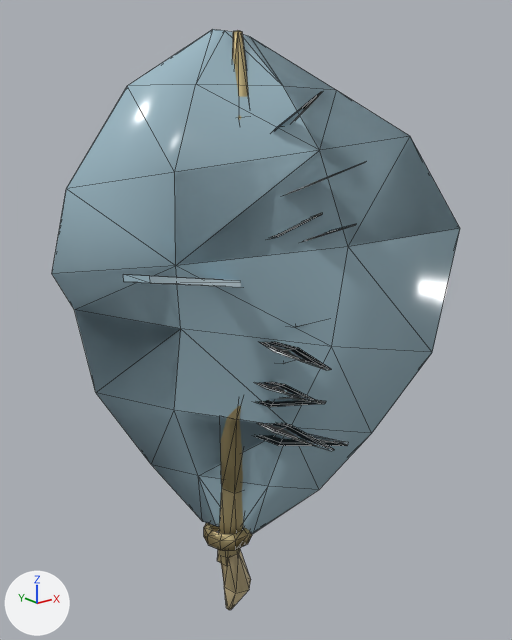
Renders of the OBJ model assets/models/items/phoenix_pinion.obj from each side of a commit.
One viewpoint serves both versions: a 50 mm camera at (-1.349, -1.853, 0.839) aimed at (0.002, -0.165, 0.163). Lighting does not change. The marker at lower left points along +X, +Y and +Z. The first picture is the older version. Mesh edges are drawn as thin lines. Where no turn or scale is listed for an object, it has been applied to the vertices. Vertices at exactly the same position are counted once.

Before the edit, the objects in view are built like this:
```python
me_phoenix_pinion = bpy.data.meshes.new('phoenix_pinion')
me_phoenix_pinion.from_pydata(...)  # 300 vertices, 718 faces; spans x -0.54..0.56, y -0.53..0.27, z -1.04..1.03
# faces by material slot: [206, 384, 44, 84]
me_phoenix_pinion.materials.append(mat_ritual_gold)  # beige #c7b685
me_phoenix_pinion.materials.append(mat_crystal)  # blue #a0bdca
me_phoenix_pinion.materials.append(mat_wax)  # beige #cdbb8f
me_phoenix_pinion.materials.append(mat_material)  # white #e7e7e7
ob_phoenix_pinion = bpy.data.objects.new('phoenix_pinion', me_phoenix_pinion)
ob_phoenix_pinion.location = (0.0, 0.0, 0.0)
```
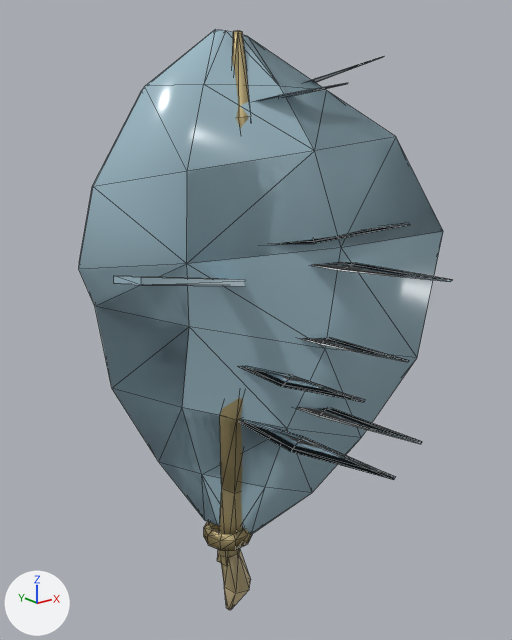
Commit message: Refine Phoenix Pinion organic hybrid silhouette

Pixel boxes (x1, y1, x2, y2) of what changed, in the pictures (512 x 640 px; the box of a moved part takes in the faces that stretch with it):
'phoenix_pinion', reshaped (9% narrower)
    before: (52, 29, 460, 610)
    after: (79, 29, 452, 610)
part 1 of me_phoenix_pinion, deleted
    before: (256, 92, 365, 451)
part 2 of me_phoenix_pinion, moved or reshaped
    before: (52, 29, 460, 534)
    after: (79, 29, 452, 534)

Edits to the bpy script that builds the scene:
```text
Change me_phoenix_pinion:
    used by ob_phoenix_pinion; location = (0.0, 0.0, 0.0)
    remove me_phoenix_pinion.from_pydata(...)  # 300 vertices, 718 faces; spans x -0.54..0.56, y -0.53..0.27, z -1.04..1.03
    add me_phoenix_pinion.from_pydata(...)  # 260 vertices, 628 faces; spans x -0.51..0.51, y -0.75..0.27, z -1.04..1.03
    me_phoenix_pinion part 1: 8 loose pieces with 64 vertices, spanning x -0.06..0.21, y -0.53..-0.08, z -0.21..0.86, are deleted
    me_phoenix_pinion part 2
    2 vertices are removed from x 0.13, y -0.17..-0.15, z 0.89
    14 faces are deleted
    11 vertices in x -0.14..0.49, y -0.24..0.12, z -0.67..0.85 move by (0.02, 0.0, 0.0)
    11 vertices in x -0.48..0.19, y -0.38..-0.04, z -0.47..0.68 move by (-0.03, 0.0, 0.0)
    9 vertices in x -0.2..-0.02, y -0.13..0.22, z -0.44..0.88 move by (0.03, 0.0, 0.0)
    6 vertices in x 0.0..0.12, y -0.31..-0.07, z -0.69..0.84 move by (-0.02, 0.0, 0.0)
    6 vertices in x 0.22..0.28, y -0.26..-0.19, z -0.49..0.86 move by (-0.04, 0.0, 0.0)
    5 vertices in x 0.06..0.09, y -0.24..-0.06, z -0.69..1.01 move by (-0.01, 0.0, 0.0)
    69 vertices move from x -0.54..0.56, y -0.53..0.27, z -0.67..1.03 to x -0.45..0.47, y -0.63..0.27, z -0.67..1.03
    26 vertices are added at x 0.05..0.42, y -0.75..-0.11, z -0.16..0.96
    46 new faces join them, mat_crystal (blue #a0bdca)
    22 new faces join them, mat_material (white #e7e7e7)
```
